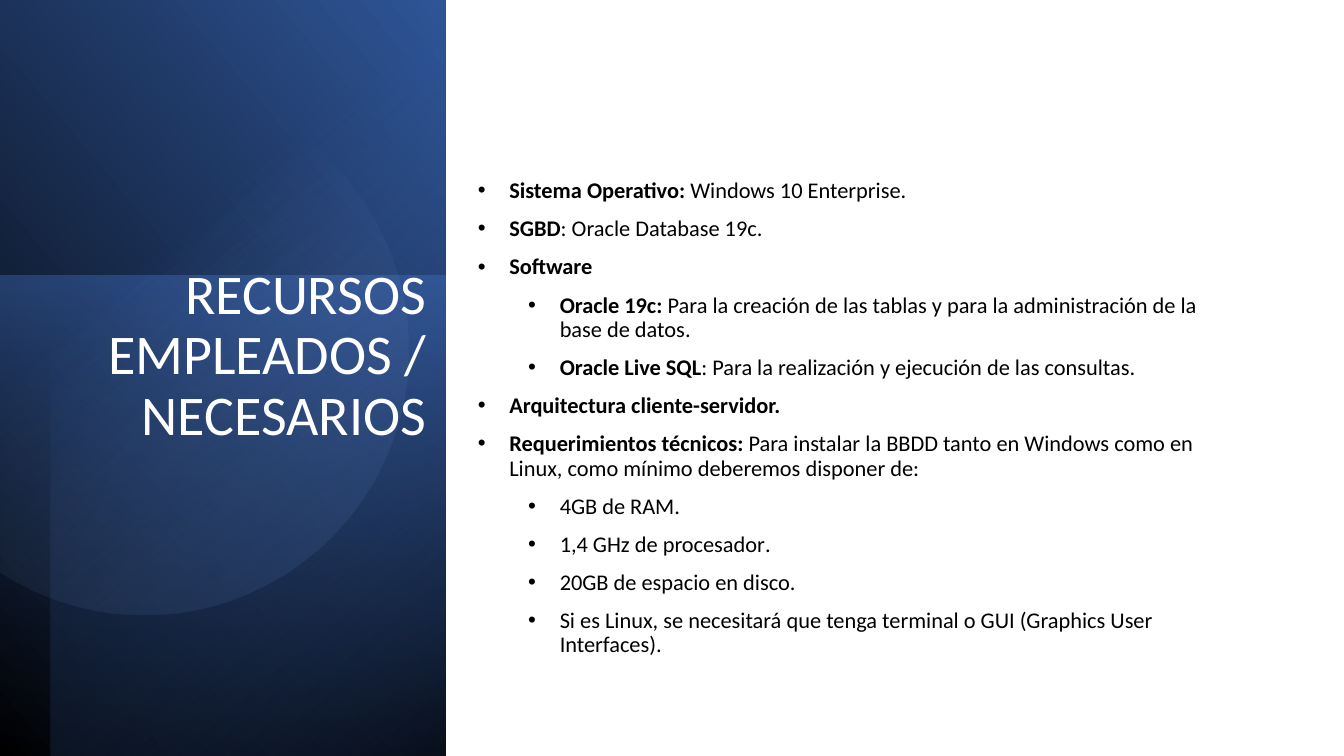
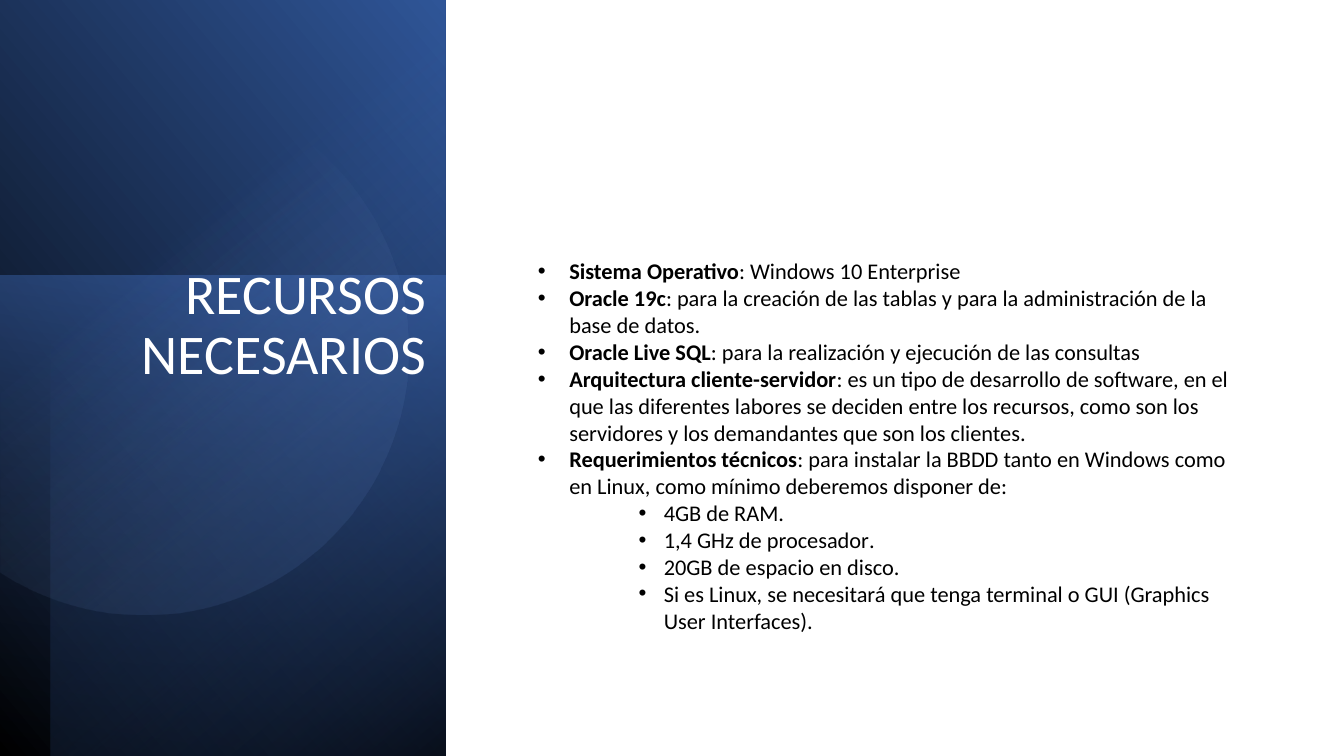
Before and after one commit to maraloeDev/Proyecto-de-Bases-de-Datos, a slide deck: slide 20 of Docs/Finales/Defensa Proyecto de Base de Datos.pptx (slide 19 before the commit). Drawn at 1344x756 pixels with LibreOffice and Linux fonts; fonts in the diff are those of the drawing. Boxes give left, top, right and bottom in pixels: in the first picture for what was removed or moved away, otherwise in the second. Text is boxed around its words. In the diff, an @@ line names an element or a change of style, - is before the commit and + after.

Commit message:
Modificación recursos empleados Necesarios

```diff
--- a/Docs/Finales/Defensa Proyecto de Base de Datos.pptx
+++ b/Docs/Finales/Defensa Proyecto de Base de Datos.pptx
@@ text "Sistema Operativo: Windows 10 Enterprise": place and size @@
-text "Sistema Operativo: Windows 10 Enterprise" at <box>509,182,1197,655</box>
+text "Sistema Operativo: Windows 10 Enterprise" at <box>569,263,1228,632</box>
@@ title at <box>142,267,426,375</box>: text changed @@
-RECURSOS EMPLEADOS / NECESARIOS
+RECURSOS NECESARIOS
@@ text at <box>569,263,1228,498</box>: text changed @@
-• Sistema Operativo: Windows 10 Enterprise.
-• SGBD: Oracle Database 19c.
-• Software
-    • Oracle 19c: Para la creación de las tablas y para la administración de la base de datos.
-    • Oracle Live SQL: Para la realización y ejecución de las consultas.
-• Arquitectura cliente-servidor.
-• Requerimientos técnicos: Para instalar la BBDD tanto en Windows como en Linux, como mínimo deberemos disponer de:
+  • Sistema Operativo: Windows 10 Enterprise
+  • Oracle 19c: para la creación de las tablas y para la administración de la base de datos.
+  • Oracle Live SQL: para la realización y ejecución de las consultas
+  • Arquitectura cliente-servidor: es un tipo de desarrollo de software, en el que las diferentes labores se deciden entre los recursos, como son los servidores y los demandantes que son los clientes.
+  • Requerimientos técnicos: para instalar la BBDD tanto en Windows como en Linux, como mínimo deberemos disponer de:
@@ text at <box>664,505,1210,632</box>: list level 3 to 4 in "4GB de RAM."; line spacing 0.9 to 1; list level 3 to 4 in "1,4 GHz de procesador."; list level 3 to 4 in "20GB de espacio en disco."; list level 3 to 4 in "Si es Linux, se necesitará ..." @@
```
Also in this commit, not shown: 1 slide added, 1 other file.
